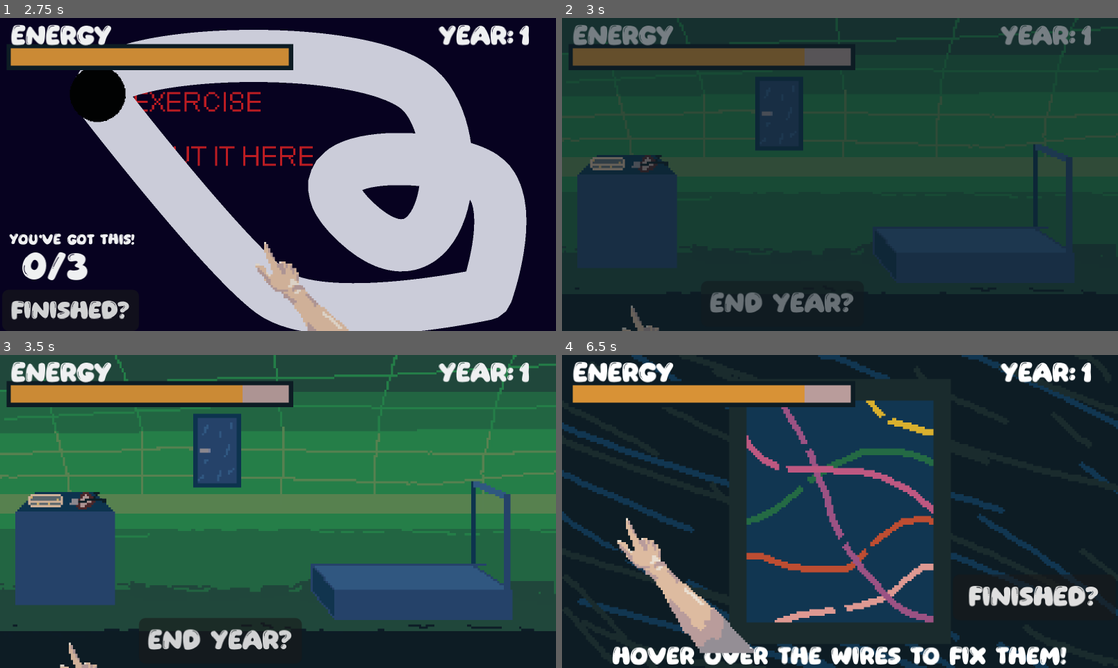
Above: before the commit, frames 1-4 (two rows, left to right).
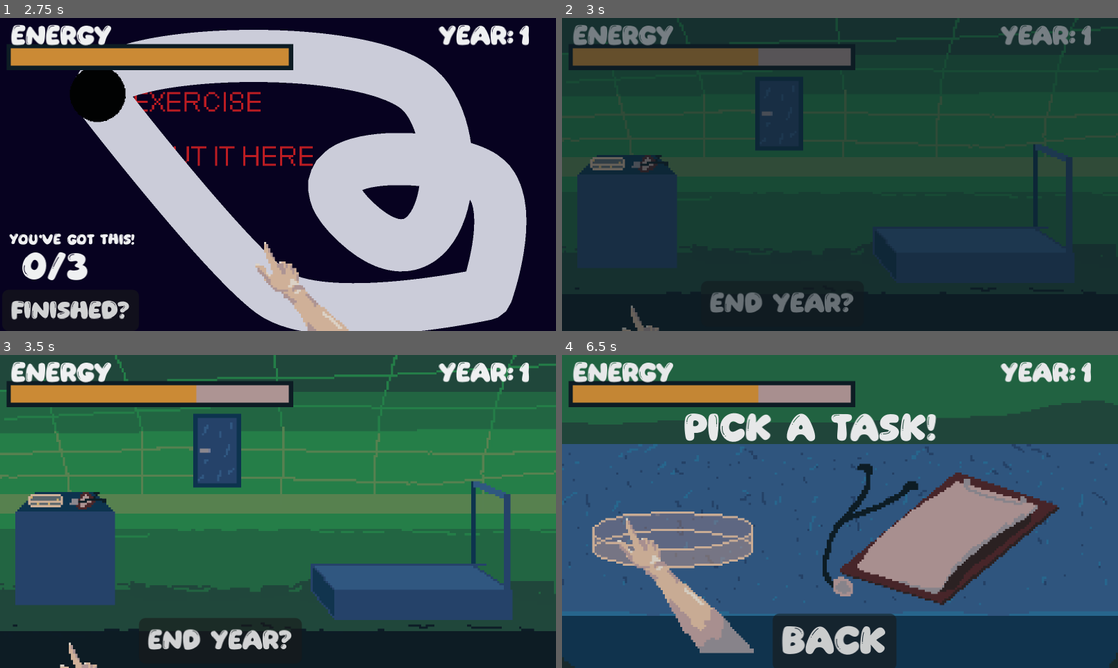
Above: after the commit, the same moments.

Repository: KatLuvsYa3/Geaux_Hackathon_Godot
Game: Godot game, scene res://scenes/game/start_screen.tscn
Two runs of this game, one before a commit and one after it. Both use one fixed random seed, a clock stepped at 60 frames per second and the inputs below.
Inputs (mouse positions are in pixels of both pictures, inside the frame that each line leads up to):
- Up to frame 1 (2.75 s): click "Start" at 0.5 s; click (405, 215) at 1.25 s; click "Treadmill" at 2 s
- Up to frame 2 (3 s): click "Finished?" at 2.75 s
- Up to frame 3 (3.5 s): no input
- Up to frame 4 (6.5 s): click (778, 448) at 3.5 s; click (689, 542) at 4.25 s; click (1045, 642) at 5 s, where only the run after the commit has a clickable "Back"; click (628, 520) at 5.77 s

Frame 1 is identical in both runs. In frame 2, 0.4% of the frame differs, in the area x 35-44%, y 9-16%; in frame 3, 0.5%; in frame 4, 88%, in the area x 0-100%, y 0-100%.

Commit message:
only wires if need

Diff:
--- a/scenes/game/maintainance.tscn
+++ b/scenes/game/maintainance.tscn
@@ -1,10 +1,12 @@
 [gd_scene format=3 uid="uid://bruf17ea76vhy"]
 
+[ext_resource type="Script" uid="uid://8wwatip0eksv" path="res://scripts/maintainance.gd" id="1_ymgao"]
 [ext_resource type="Script" uid="uid://bidfl3lx6mwrm" path="res://scripts/minigame_button.gd" id="2_8e6wv"]
 [ext_resource type="Script" uid="uid://cos8e54bxu7vj" path="res://scripts/change_scene_button.gd" id="3_3gko3"]
 [ext_resource type="Texture2D" uid="uid://cnvxmvt7got8y" path="res://assets/Sprites/maintainance.png" id="3_ymgao"]
 
 [node name="Maintainance" type="Node2D" unique_id=2013533969]
+script = ExtResource("1_ymgao")
 
 [node name="Label" type="Label" parent="." unique_id=1220413178]
 offset_left = 99.0
@@ -40,5 +42,16 @@
 texture = ExtResource("3_ymgao")
 metadata/_edit_lock_ = true
 
+[node name="Fixable" type="Label" parent="." unique_id=796686424]
+offset_left = -18.0
+offset_top = 58.999992
+offset_right = 149.0
+offset_bottom = 89.99999
+rotation = 0.16853823
+theme_override_font_sizes/font_size = 12
+text = "Nothing
+to fix :D"
+horizontal_alignment = 1
+
 [connection signal="pressed" from="Fix" to="Fix" method="_on_pressed"]
 [connection signal="pressed" from="Back" to="Back" method="_on_pressed"]
--- a/scenes/game/wires.tscn
+++ b/scenes/game/wires.tscn
@@ -96,4 +96,13 @@
 text = "Finished?"
 script = ExtResource("5_wpmw1")
 
+[node name="FixedText" type="Label" parent="." unique_id=915844837]
+offset_left = 3.0
+offset_top = 66.0
+offset_right = 72.0
+offset_bottom = 84.0
+theme_override_font_sizes/font_size = 10
+text = "Not Fixed :("
+horizontal_alignment = 1
+
 [connection signal="pressed" from="Finish" to="." method="_on_finish_pressed"]
--- a/scripts/base_script.gd
+++ b/scripts/base_script.gd
@@ -84,12 +84,12 @@
 	fade.play()
 
 func random_minigame():
-	var x = randi_range(0,3)
+	var x = randi_range(0,2)
 	match x:
 		0: return Minigames.TREADMILL
-		1: return Minigames.CATASTROPHE
+		1: return Minigames.SCANNING
 		2: return Minigames.CULTURE
-		3: return Minigames.SCANNING
+		3: return Minigames.CATASTROPHE
 
 func new_year() -> void:
 	year+=1
@@ -121,7 +121,9 @@
 	research_value += percentage*max_score
 
 func cardio_task_completed(percentage: float, max_score: int):
+	print(percentage*max_score*0.01)
 	cardio_health += percentage*max_score*0.01
+	print(cardio_health)
 	if cardio_health > 1.0: cardio_health = 1.0
 
 func bone_task_completed(percentage: float, max_score: int):
@@ -139,6 +141,8 @@
 #
 
 func enabled(minigame):
+	if minigame == Minigames.MAINTANENCE and broken_mingames.size() < 1:
+		return false
 	for m in broken_mingames:
 		if m == minigame: return false
 	return true
--- /dev/null
+++ b/scripts/maintainance.gd
@@ -0,0 +1,12 @@
+extends Node2D
+
+
+# Called when the node enters the scene tree for the first time.
+func _ready() -> void:
+	if BaseScript.broken_mingames.size() > 0:
+		$Fixable.visible = false
+
+
+# Called every frame. 'delta' is the elapsed time since the previous frame.
+func _process(delta: float) -> void:
+	pass
--- a/scripts/treadmill.gd
+++ b/scripts/treadmill.gd
@@ -97,6 +97,6 @@
 # PUT RESULT OF GAME HERE
 # IE ENERGY SPENT AND ADDING SCORE TO BASE.CARDIO
 func _on_back_to_main_pressed() -> void:
-	baseScript.cardio_task_completed((1/3) * loopCount, 10)
-	BaseScript.do_task(1)
+	baseScript.cardio_task_completed(loopCount/3.0, 15)
+	BaseScript.do_task(2)
 	$BackToMain._on_pressed() #keep to stop signal race
--- a/scripts/wires.gd
+++ b/scripts/wires.gd
@@ -5,6 +5,9 @@
 func _ready() -> void:
 	pass # Replace with function body.
 
+func _process(delta: float) -> void:
+	if $Cuts.filled==$Cuts.total: $FixedText.text = "Fixed!"
+
 func _on_finish_pressed() -> void:
 	var percentage = $Cuts.filled/$Cuts.total
 	if percentage == 1: BaseScript.maintainance_task_completed()
Not shown, added: scripts/maintainance.gd.uid
